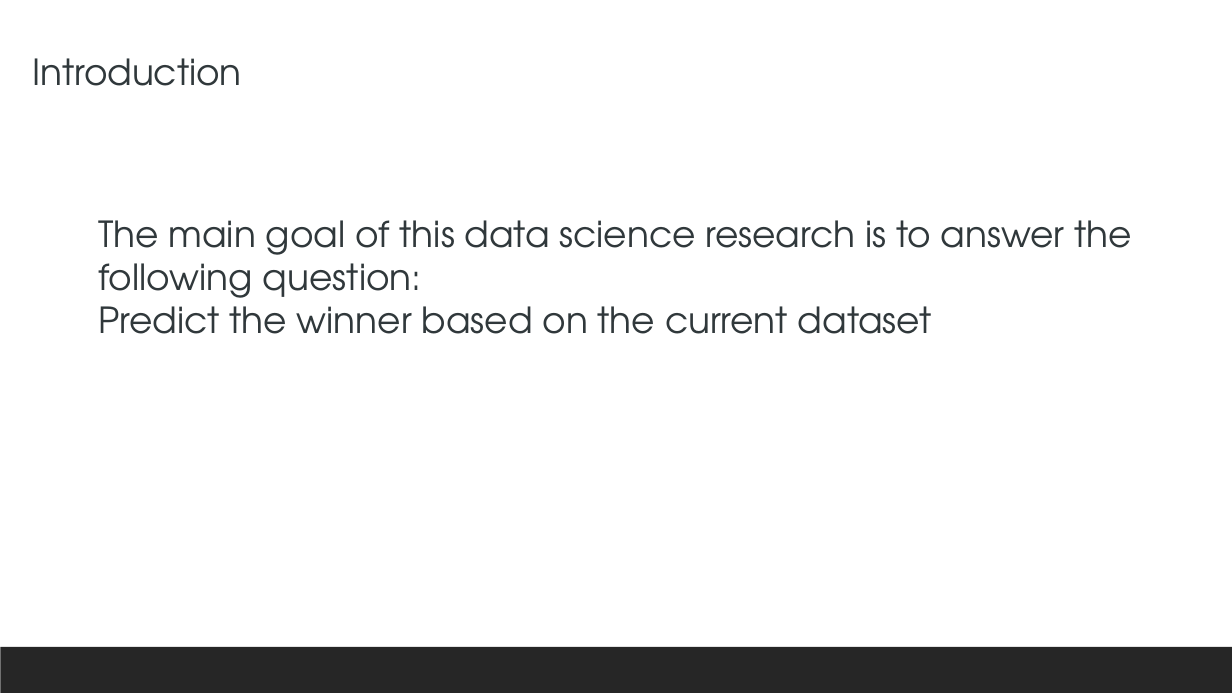
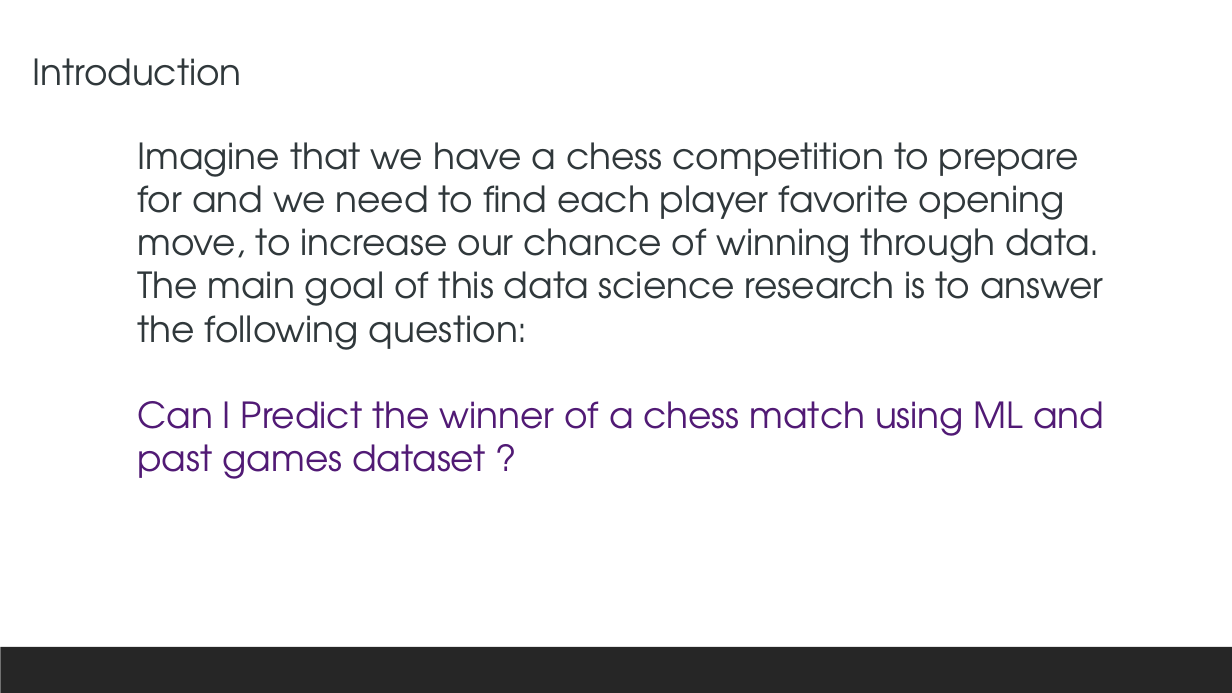
Before and after one commit to salemeid/Tuwaiq-DS-my-project, a slide deck: slide 3 of My_presentation_chess.pptx. Drawn at 1232x693 pixels with LibreOffice and Linux fonts; fonts in the diff are those of the drawing. Boxes give left, top, right and bottom in pixels: in the first picture for what was removed or moved away, otherwise in the second. Text is boxed around its words. In the diff, an @@ line names an element or a change of style, - is before the commit and + after.

```diff
--- a/My_presentation_chess.pptx
+++ b/My_presentation_chess.pptx
@@ text at [137,142,1104,479]: text changed @@
-The main goal of this data science research is to answer the following question:
-Predict the winner based on the current dataset
+Imagine that we have a chess competition to prepare for and we need to find each player favorite opening move, to increase our chance of winning through data. The main goal of this data science research is to answer the following question:
+Can I Predict the winner of a chess match using ML and past games dataset ?
```
Also in this commit, not shown: 4 other slides changed, 3 slides added, 2 slides removed, 4 other files.
